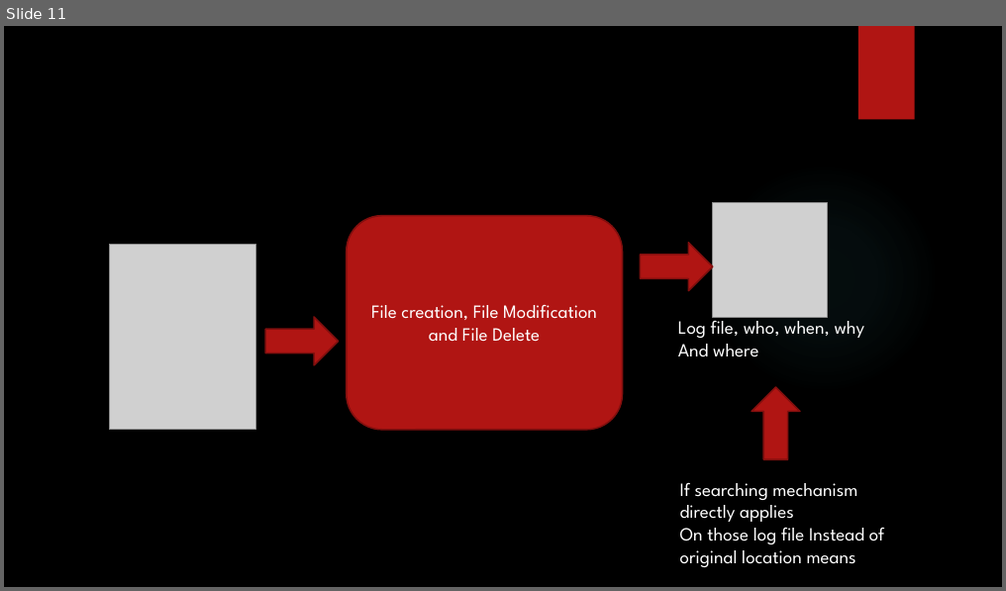
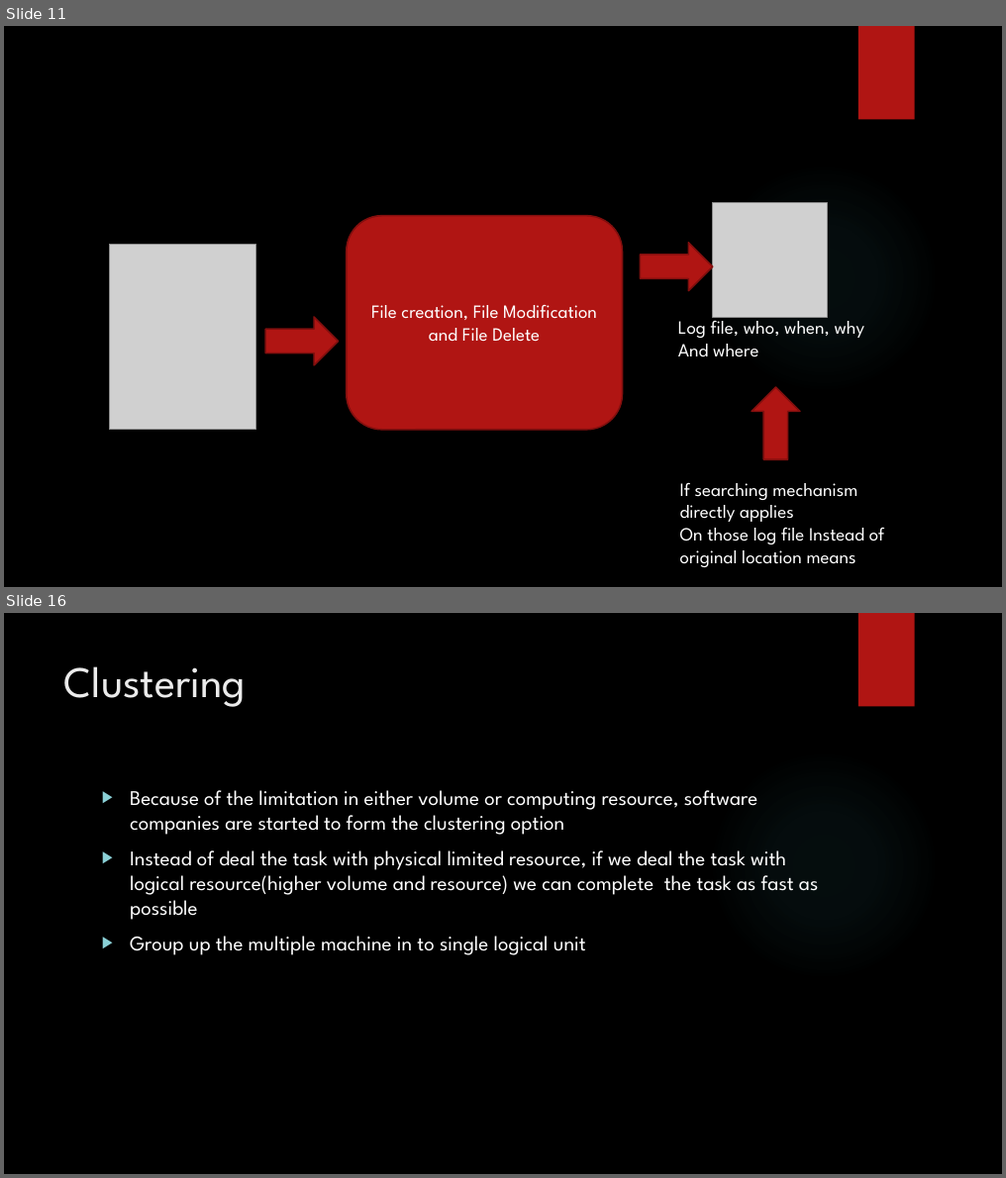
Before and after one commit to karthick1808/DW001, a slide deck: Bigdata Basics.pptx. Shown one above the other, each under a label of ours: slide 11 before the commit, slides 11 and 16 after it; the slides between them are not shown. The pictures are 1006x591 and 1006x1178 pixels, drawn with LibreOffice and Linux fonts; fonts in the diff are those of the drawing; grey boxes stand for pictures; background and template pictures are left out. Boxes give left, top, right and bottom in pixels: in the first picture for what was removed or moved away, otherwise in the second. Text is boxed around its words. In the diff, an @@ line names an element or a change of style, - is before the commit and + after.

```diff
--- a/Bigdata Basics.pptx
+++ b/Bigdata Basics.pptx
@@ slide 16 added at [4, 613, 1002, 1174], background picture (left out); not listed: 2 template elements that a slide beside it also shows @@
@@ title added at [64, 666, 246, 707], 42 pt, text #EBEBEB @@
+Clustering
@@ text added at [130, 790, 818, 956], 20 pt, text #FFFFFF @@
+▶ Because of the limitation in either volume or computing resource, software companies are started to form the clustering option
+▶ Instead of deal the task with physical limited resource, if we deal the task with logical resource(higher volume and resource) we can complete the task as fast as possible
+▶ Group up the multiple machine in to single logical unit
```
Also in this commit, not shown: 8 other slides added.
